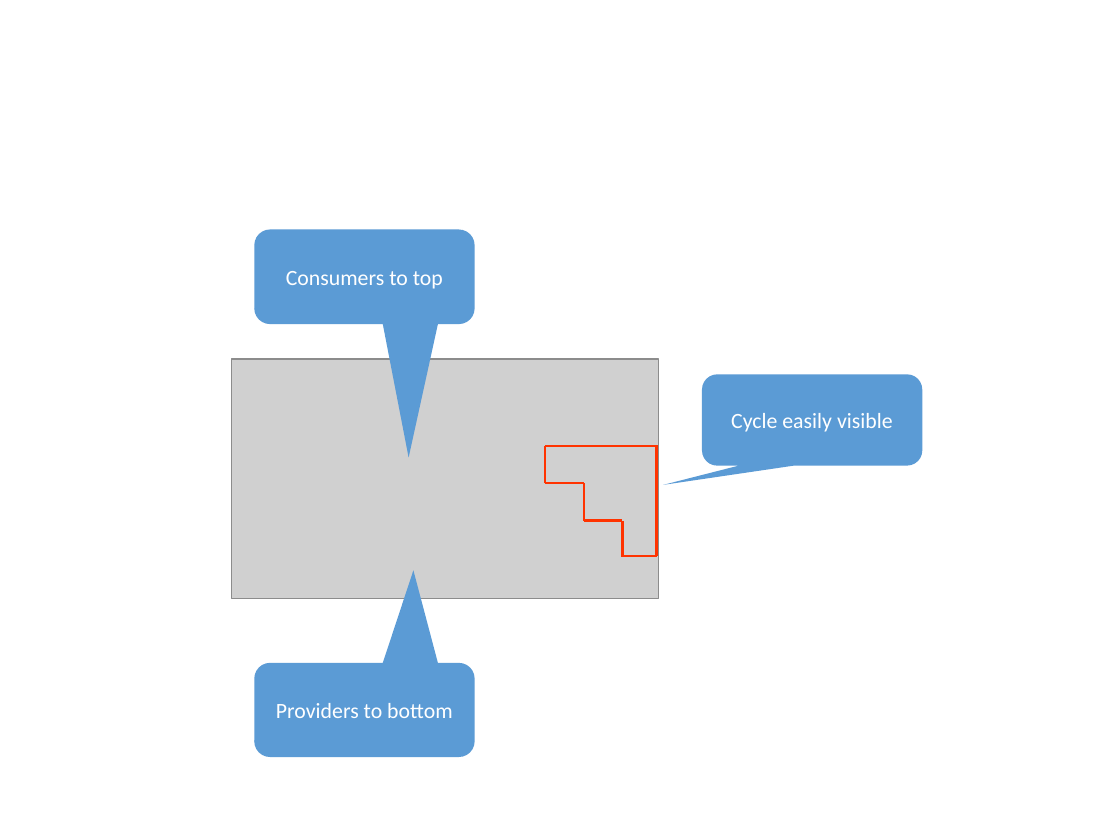
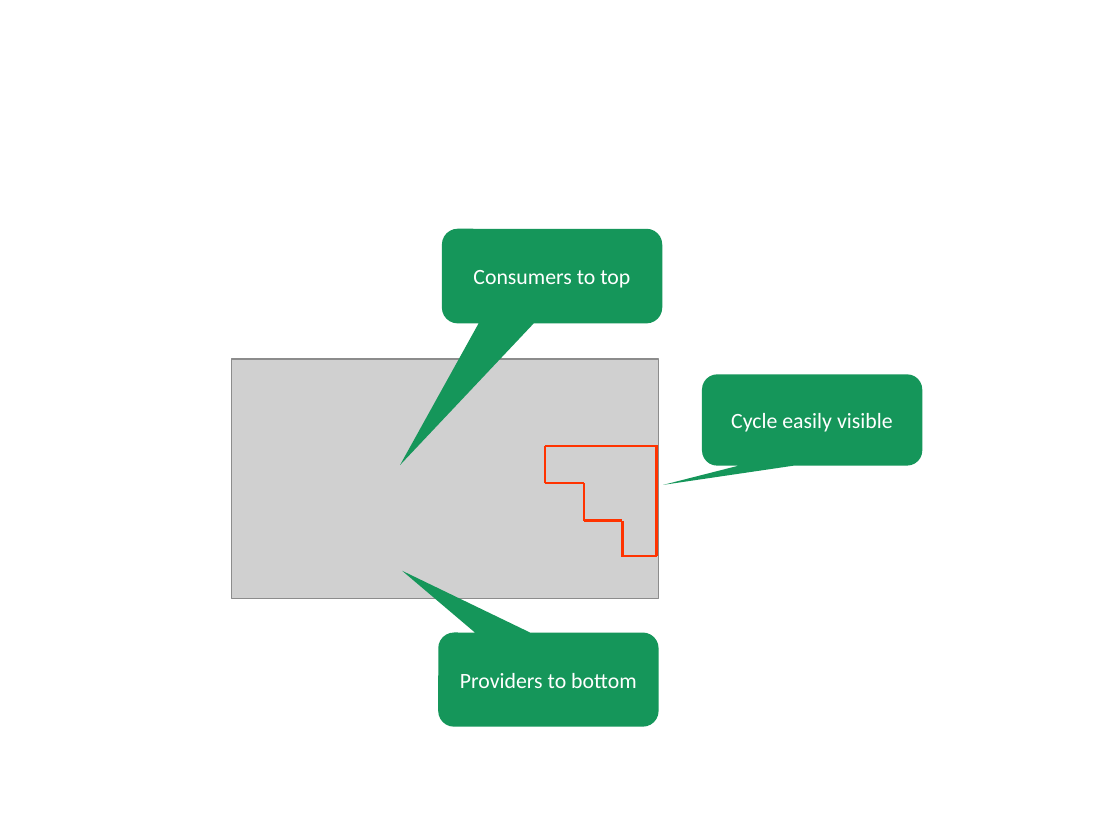
Before and after one commit to dsmsuite/dsmsuite.github.io, a slide deck: slide 8 of assets/img/Images.pptx (slide 9 before the commit). Drawn at 1120x840 pixels with LibreOffice and Linux fonts; fonts in the diff are those of the drawing; grey boxes stand for pictures. Boxes give left, top, right and bottom in pixels: in the first picture for what was removed or moved away, otherwise in the second. Text is boxed around its words. In the diff, an @@ line names an element or a change of style, - is before the commit and + after.

```diff
--- a/assets/img/Images.pptx
+++ b/assets/img/Images.pptx
@@ rounded speech box "Consumers to top": place and size @@
-rounded speech box "Consumers to top" at [254, 230, 475, 324]
+rounded speech box "Consumers to top" at [442, 228, 663, 323]
@@ rounded speech box "Consumers to top" at [442, 228, 663, 323]: fill #5B9BD5 to #15965A; proportions changed @@
@@ rounded speech box "Cycle easily visible" at [702, 374, 923, 466]: fill #5B9BD5 to #15965A @@
@@ rounded speech box "Providers to bottom" at [438, 633, 659, 727]: fill #5B9BD5 to #15965A; proportions changed @@
@@ rounded speech box "Providers to bottom": place and size @@
-rounded speech box "Providers to bottom" at [254, 663, 475, 757]
+rounded speech box "Providers to bottom" at [438, 633, 659, 727]
```
Also in this commit, not shown: 12 other slides changed, 1 slide removed, 13 other files.
